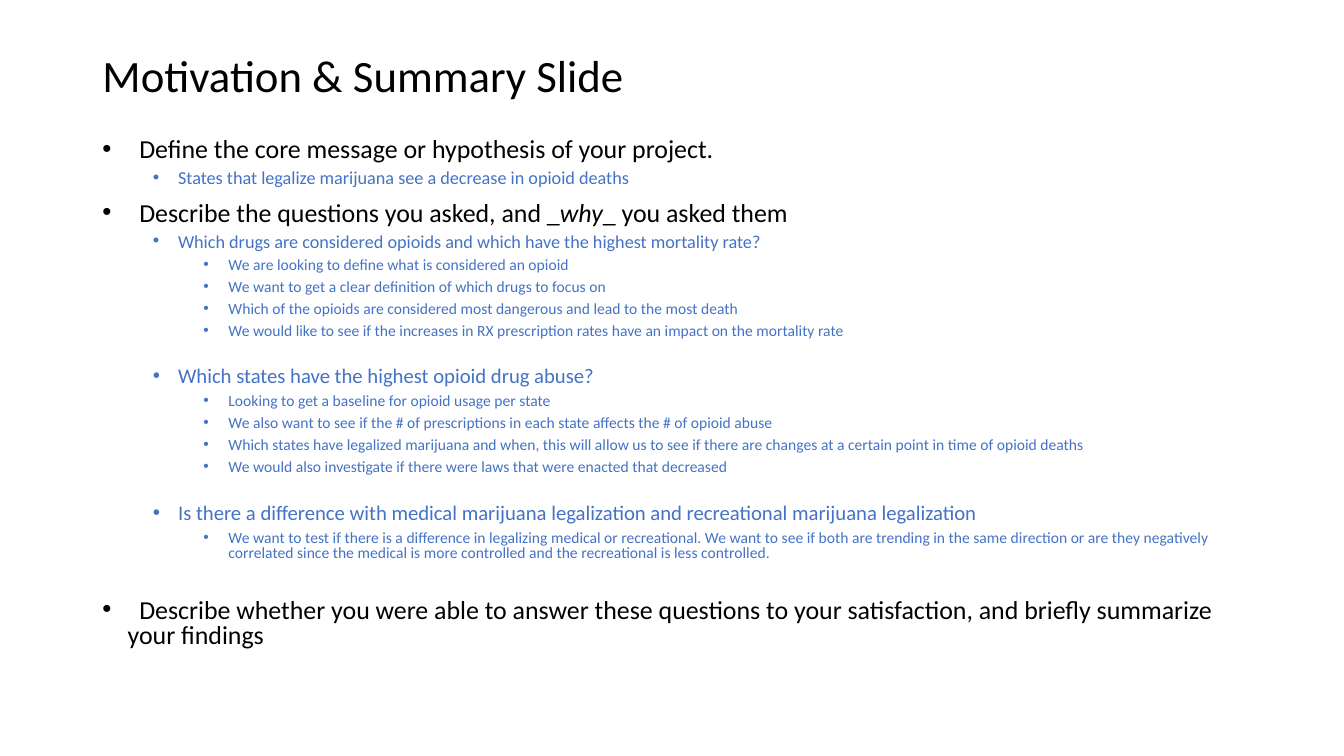
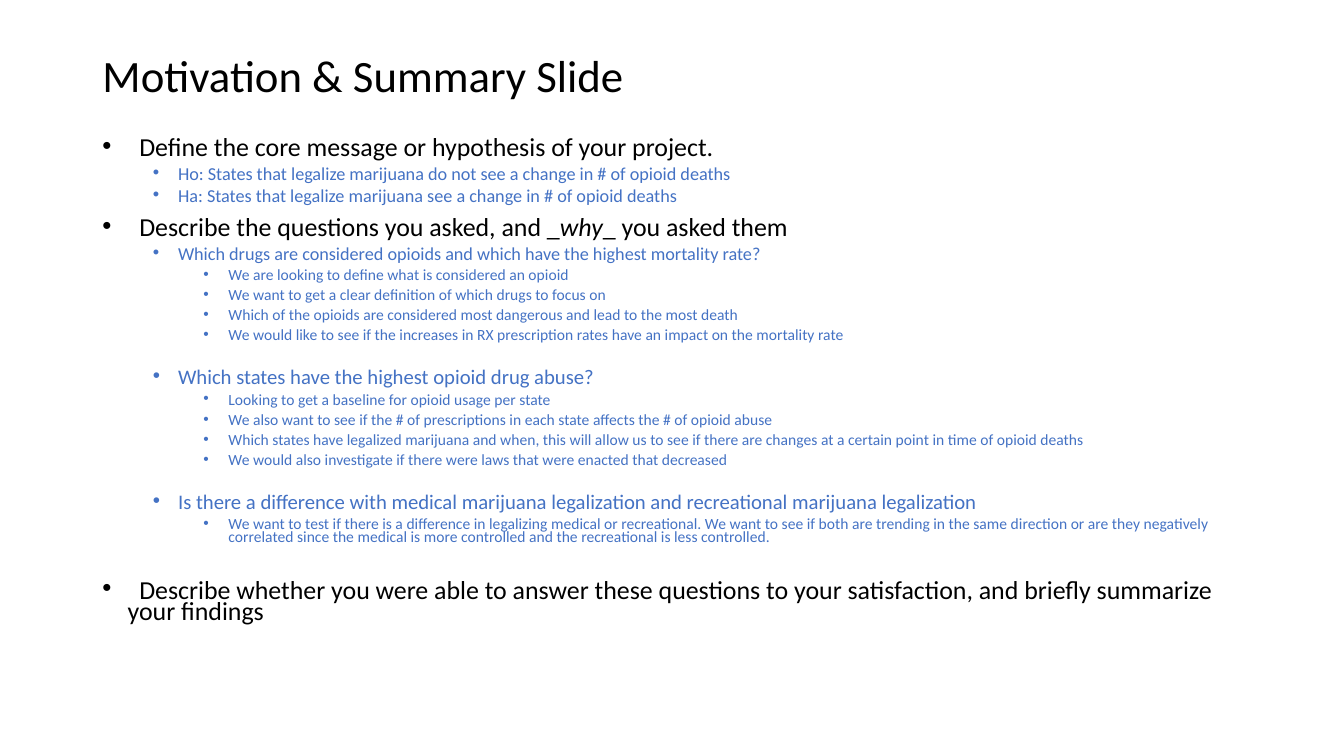
Before and after one commit to fia400/CPSSTeam, a slide deck: slide 2 of CPSSTeam.pptx. Drawn at 1344x756 pixels with LibreOffice and Linux fonts; fonts in the diff are those of the drawing. Boxes give left, top, right and bottom in pixels: in the first picture for what was removed or moved away, otherwise in the second. Text is boxed around its words. In the diff, an @@ line names an element or a change of style, - is before the commit and + after.

```diff
--- a/CPSSTeam.pptx
+++ b/CPSSTeam.pptx
@@ text at box(128, 138, 1212, 625): line spacing 0.8 to 0.7 @@
@@ text at box(178, 167, 730, 205): text changed @@
-  • States that legalize marijuana see a decrease in opioid deaths
+  • Ho: States that legalize marijuana do not see a change in # of opioid deaths
+  • Ha: States that legalize marijuana see a change in # of opioid deaths
```
